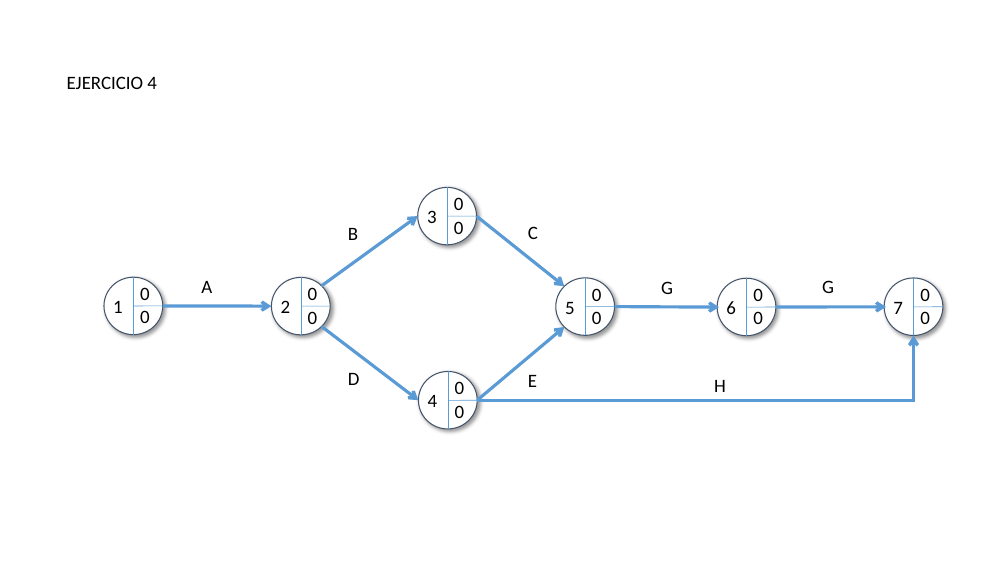
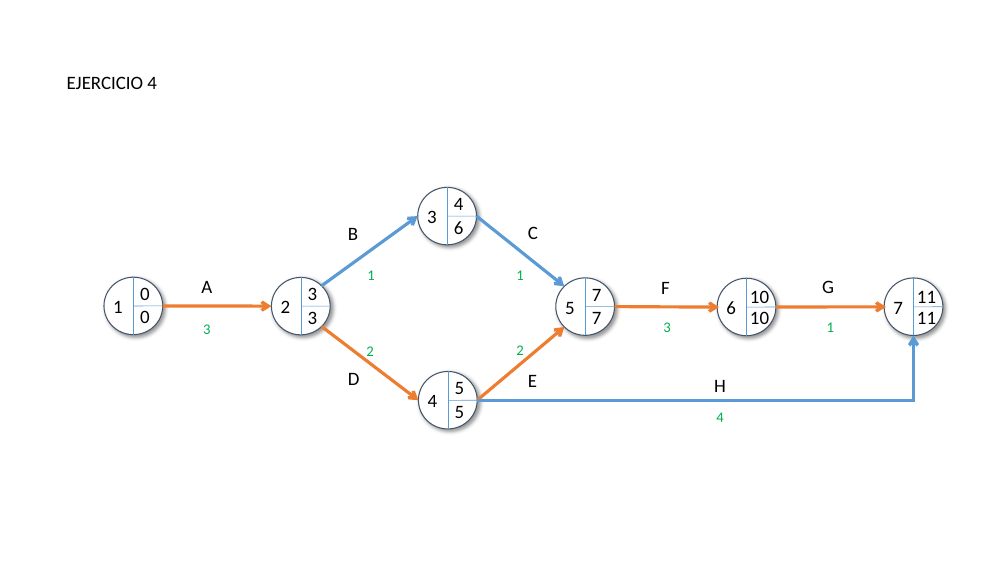
Before and after one commit to miparnisari/modelos2fiuba, a slide deck: slide 8 of tp3-proyectos/Imagenes.pptx (slide 7 before the commit). Drawn at 1008x567 pixels with LibreOffice and Linux fonts; fonts in the diff are those of the drawing. Boxes give left, top, right and bottom in pixels: in the first picture for what was removed or moved away, otherwise in the second. Text is boxed around its words. In the diff, an @@ line names an element or a change of style, - is before the commit and + after.

```diff
--- a/tp3-proyectos/Imagenes.pptx
+++ b/tp3-proyectos/Imagenes.pptx
@@ text at bbox=[454, 198, 464, 210]: text changed @@
-0
+4
@@ text at bbox=[454, 221, 464, 234]: text changed @@
-0
+6
@@ text at bbox=[308, 287, 318, 300]: text changed @@
-0
+3
@@ text added at bbox=[367, 270, 374, 280], 14 pt, text #00B050 @@
+1
@@ text added at bbox=[516, 270, 523, 280], 14 pt, text #00B050 @@
+1
@@ text at bbox=[592, 289, 602, 301]: text changed @@
-0
+7
@@ text at bbox=[661, 282, 670, 294]: text changed @@
-G
+F
@@ text at bbox=[750, 288, 769, 308]: text changed @@
-0
+10
@@ text at bbox=[917, 287, 936, 307]: text changed @@
-0
+11
@@ arrow (163, 306) - (271, 306): stroke #5B9BD5 3 pt to #ED7D31 3 pt @@
@@ text added at bbox=[203, 324, 210, 334], 14 pt, text #00B050 @@
+3
@@ text at bbox=[308, 311, 318, 324]: text changed @@
-0
+3
@@ arrow (321, 327) - (418, 400): stroke #5B9BD5 3 pt to #ED7D31 3 pt @@
@@ arrow (477, 400) - (565, 327): stroke #5B9BD5 3 pt to #ED7D31 3 pt @@
@@ text at bbox=[592, 312, 602, 330]: text changed @@
-0
+7
@@ arrow (615, 307) - (719, 307): stroke #5B9BD5 3 pt to #ED7D31 3 pt @@
@@ text added at bbox=[663, 322, 670, 332], 14 pt, text #00B050 @@
+3
@@ text at bbox=[750, 311, 769, 330]: text changed @@
-0
+10
@@ arrow (776, 307) - (886, 307): stroke #5B9BD5 3 pt to #ED7D31 3 pt @@
@@ text added at bbox=[827, 322, 834, 332], 14 pt, text #00B050 @@
+1
@@ text at bbox=[917, 311, 936, 330]: text changed @@
-0
+11
@@ text added at bbox=[366, 346, 373, 360], 14 pt, text #00B050 @@
+2
@@ text added at bbox=[516, 345, 523, 355], 14 pt, text #00B050 @@
+2
@@ text at bbox=[455, 382, 465, 394]: text changed @@
-0
+5
@@ text at bbox=[455, 406, 465, 418]: text changed @@
-0
+5
@@ text added at bbox=[716, 412, 723, 422], 14 pt, text #00B050 @@
+4
```
Also in this commit, not shown: 1 other slide changed, 3 slides added, 6 other files.
